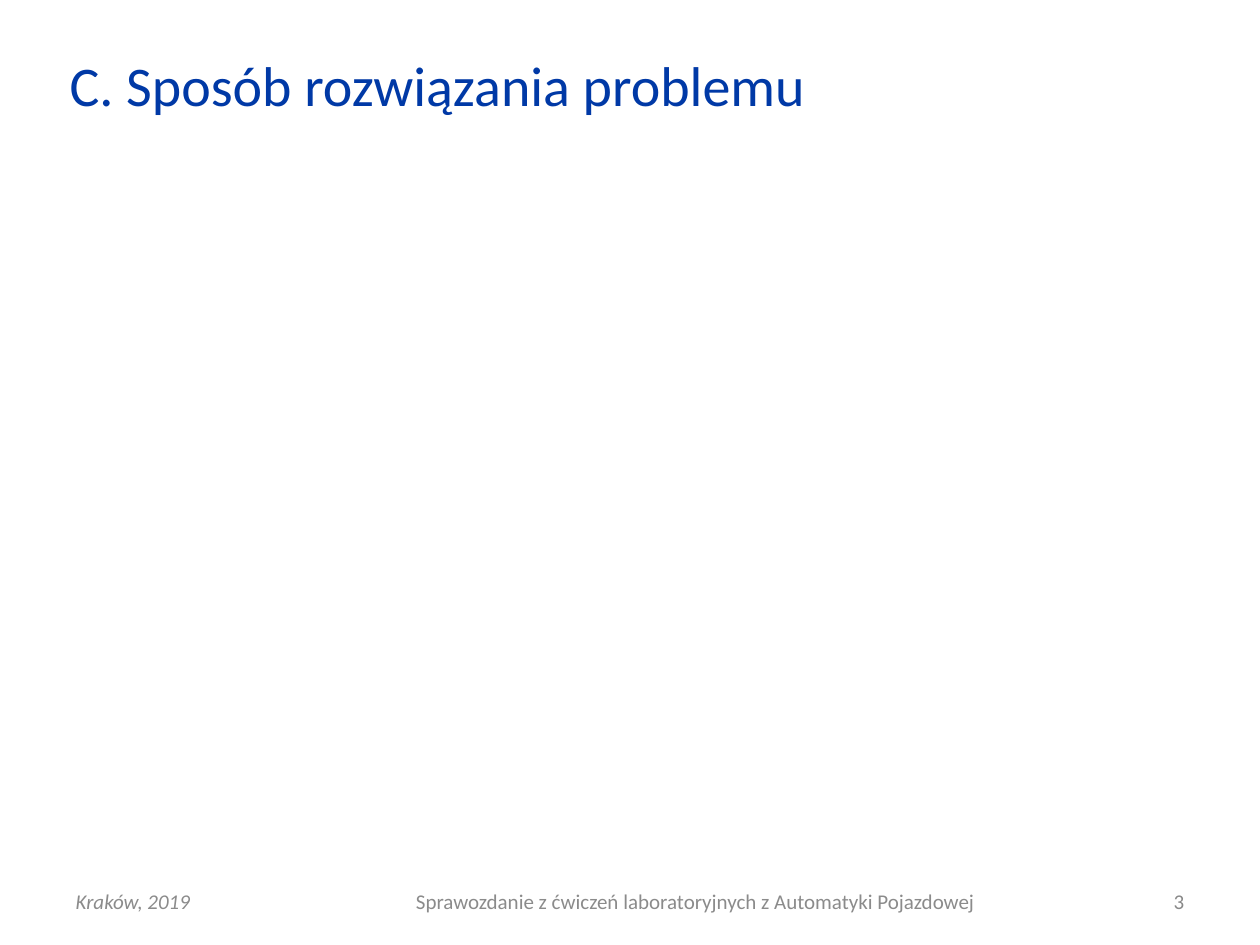
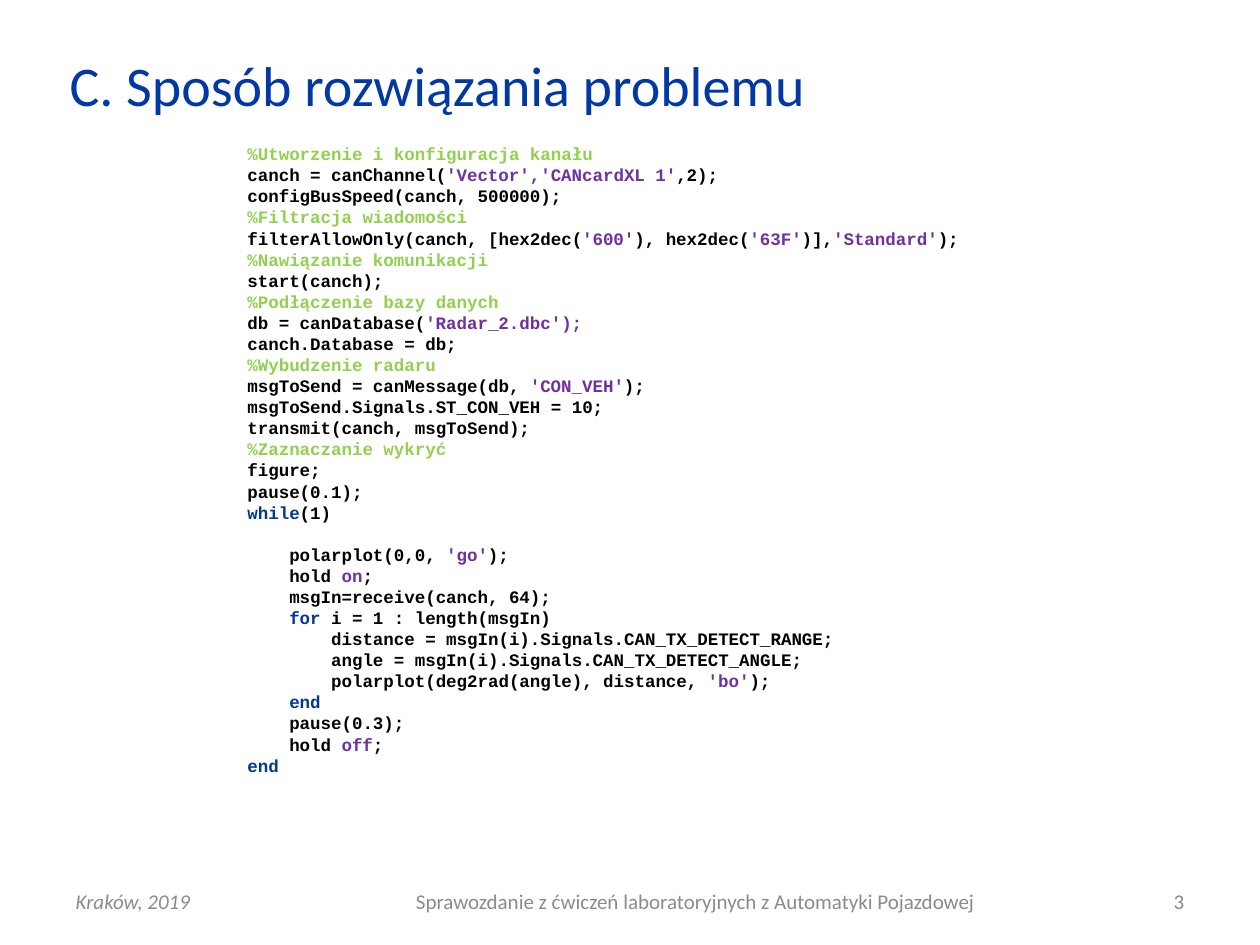
Before and after one commit to Katarzyna-W/AP, a slide deck: slide 3 of Lab6_radar/AP_L06_20190403_0800_G01.pptx. Drawn at 1260x945 pixels with LibreOffice and Linux fonts; fonts in the diff are those of the drawing. Boxes give left, top, right and bottom in pixels: in the first picture for what was removed or moved away, otherwise in the second. Text is boxed around its words. In the diff, an @@ line names an element or a change of style, - is before the commit and + after.

```diff
--- a/Lab6_radar/AP_L06_20190403_0800_G01.pptx
+++ b/Lab6_radar/AP_L06_20190403_0800_G01.pptx
@@ table added at [241, 145, 1024, 857], 1 rows, 1 columns @@
+%Utworzenie i konfiguracja kanału / canch = canChannel('Vector','CANcardXL 1',2); / configBusSpeed(canch, 500000); / %Filtracja wiadomości / filterAllowOnly(canch, [hex2dec('600'), hex2dec('63F')],'Standard'); / %Nawiązanie komunikacji / start(canch); / %Podłączenie bazy danych / db = canDatabase('Radar_2.dbc'); / canch.Database = db; / %Wybudzenie radaru / msgToSend = canMessage(db, 'CON_VEH'); / msgToSend.Signals.ST_CON_VEH = 10; / transmit(canch, msgToSend); / %Zaznaczanie wykryć / figure; / pause(0.1); / while(1) / polarplot(0,0, 'go'); / hold on; / msgIn=receive(canch, 64); / for i = 1 : length(msgIn) / distance = msgIn(i).Signals.CAN_TX_DETECT_RANGE; / angle = msgIn(i).Signals.CAN_TX_DETECT_ANGLE; / polarplot(deg2rad(angle), distance, 'bo'); / end / pause(0.3); / hold off; / end
```
Also in this commit, not shown: 1 other slide changed, 2 other files.
